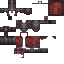
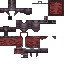
Layers edited between the first and the second 64 x 64 image:
moved "Layer 17" into group "Group 2" over [15, 14, 17, 46]
moved "Layer 17 copy" into group "Group 2" over [15, 14, 17, 46]
added layer "Layer 20 copy 4" above "Layer 22" over [0, 36, 16, 38]
added layer "Layer 22" above "Layer 20 copy 3" over [24, 53, 38, 58]
added layer "Layer 21" above "Layer 23" over [0, 45, 16, 46]
added layer "Layer 24" above "Layer 19" over [0, 11, 17, 46]
added layer "Layer 19" above "Layer 4" over [0, 11, 17, 46]
painted on "Layer 4" over [7, 11, 17, 16]
